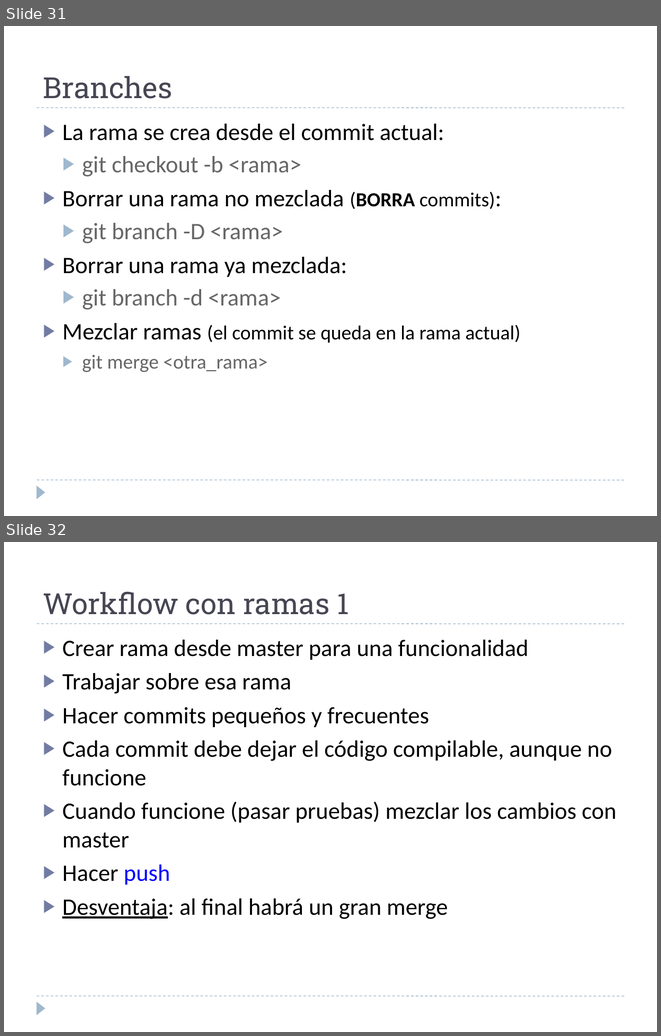
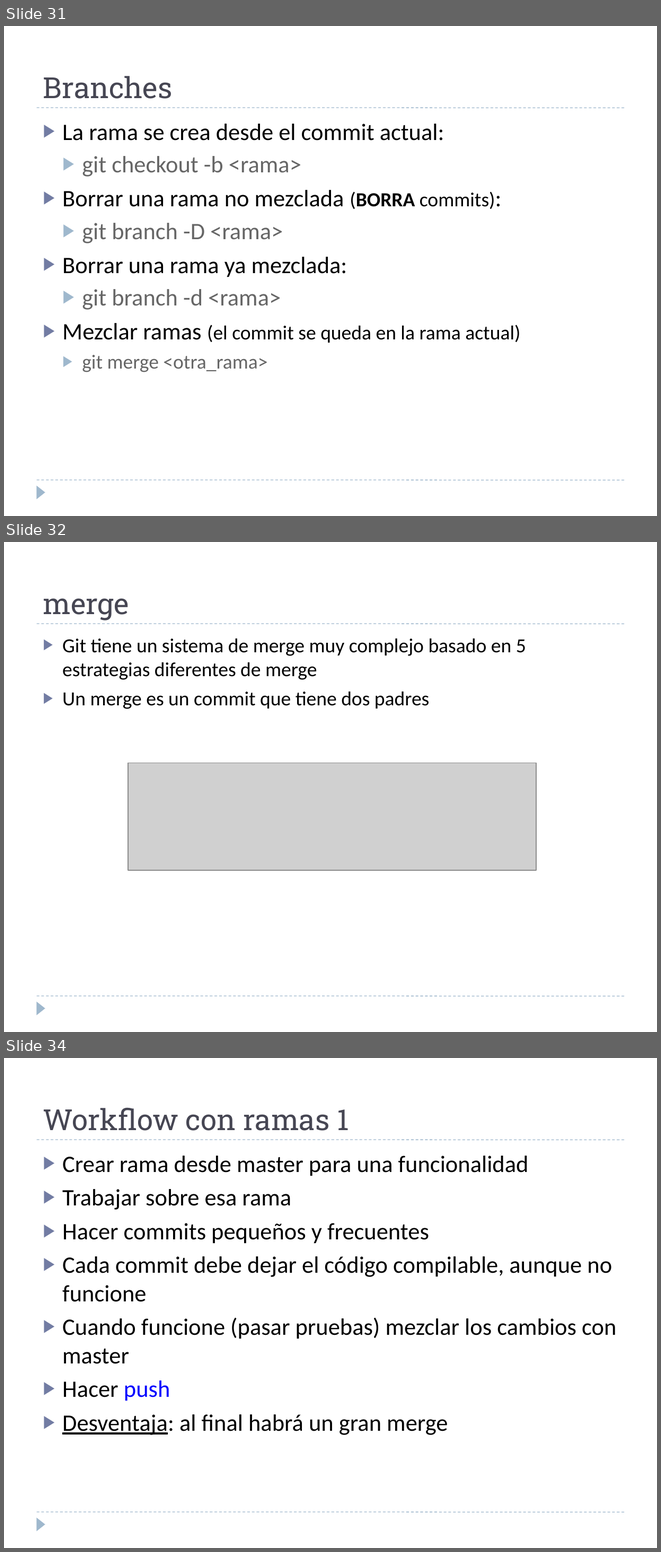
Before and after one commit to martina-if/curso_git, a slide deck: GIT.ppt. Shown one above the other, each under a label of ours: slides 31 and 32 before the commit, slides 31, 32 and 34 after it; the slides between them are not shown. The pictures are 661x1036 and 661x1552 pixels, drawn with LibreOffice and Linux fonts; fonts in the diff are those of the drawing; grey boxes stand for pictures. Boxes give left, top, right and bottom in pixels: in the first picture for what was removed or moved away, otherwise in the second. Text is boxed around its words. In the diff, an @@ line names an element or a change of style, - is before the commit and + after.

Commit message:
meto dibujos merge, rebase, etc

```diff
--- a/GIT.ppt
+++ b/GIT.ppt
@@ slide 32 added at <box>4,542,657,1032</box>, background #FFFFFF; not listed: 3 template elements that a slide beside it also shows @@
@@ text added at <box>43,598,129,620</box>, 32 pt, text #464653 @@
+merge
@@ text added at <box>62,638,526,709</box>, 22 pt, text #000000 @@
+▶ Git tiene un sistema de merge muy complejo basado en 5 estrategias diferentes de merge
+▶ Un merge es un commit que tiene dos padres
@@ picture added at <box>128,762,536,871</box> @@
@@ what was slide 32 is now slide 34 @@
```
Also in this commit, not shown: 5 slides changed, 8 other slides added.
